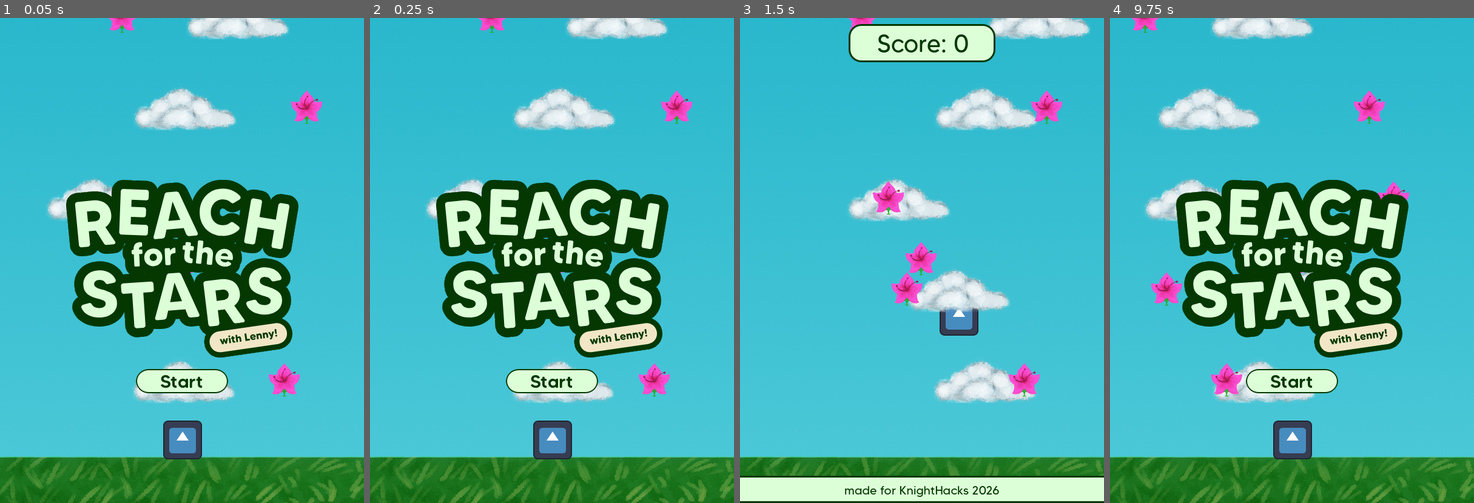
Above: before the commit, frames 1-4 (left to right).
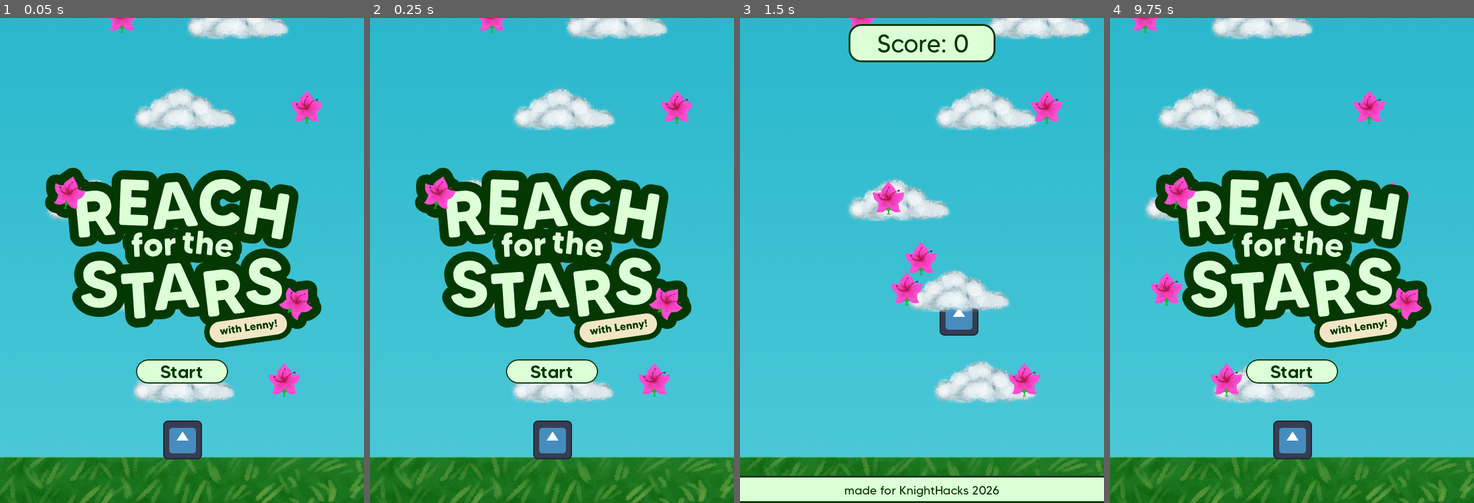
Above: after the commit, the same moments.

Repository: hannahjmc/KnightHacks2026
Game: Godot game, scene res://Scenes/main.tscn
The game is run twice, just before and just after one commit, with the same random seed, the same clock (stepped at 60 frames per second) and the same inputs. The engine's default icon, where the game draws it, is replaced by a stand-in: a white triangle on a blue panel in a dark square.
Inputs:
- Up to frame 1 (0.05 s): no input
- Up to frame 2 (0.25 s): no input
- Up to frame 3 (1.5 s): click "Start" at 0.5 s; tap Enter (ui_accept) at 1.25 s; hold Right (ui_right) from 1.28 s (still down)
- Up to frame 4 (9.75 s): tap Enter (ui_accept) at 1.52, 2.27, 3.77, 4.52, 5.27, 6.77, 7.52, 8.27 s; release Right (ui_right) at 2.78 s; hold Left (ui_left) 2.78-3.53 s; hold Right (ui_right) 3.53-5.03 s; hold Left (ui_left) 5.03-5.78 s; hold Right (ui_right) 5.78-6.53 s; hold Left (ui_left) 6.53-8.03 s; hold Right (ui_right) 8.03-9.5 s; click "Play Again?" at 9.5 s

The runs differ from the first frame. In frame 1, 15% of the frame differs, in the area x 12-89%, y 30-78%; in frame 2, 15%; in frame 3, nothing differs; in frame 4, 15%.

Commit message:
logo and input
- updated logo
- added input for A and D

Diff:
--- a/Scenes/main.tscn
+++ b/Scenes/main.tscn
@@ -92,9 +92,9 @@
 anchor_right = 0.5
 anchor_bottom = 0.5
 offset_left = -250.0
-offset_top = -250.0
+offset_top = -266.0
 offset_right = 250.0
-offset_bottom = 250.0
+offset_bottom = 234.0
 grow_horizontal = 2
 grow_vertical = 2
 texture = ExtResource("7_wsu2k")
@@ -106,9 +106,9 @@
 anchor_right = 0.5
 anchor_bottom = 0.5
 offset_left = -76.0
-offset_top = 179.0
+offset_top = 163.0
 offset_right = 76.0
-offset_bottom = 219.0
+offset_bottom = 203.0
 grow_horizontal = 2
 grow_vertical = 2
 theme_override_styles/panel = ExtResource("9_k12tt")
@@ -120,9 +120,9 @@
 anchor_right = 0.5
 anchor_bottom = 0.5
 offset_left = -85.25
-offset_top = 175.0
+offset_top = 159.0
 offset_right = 85.25
-offset_bottom = 224.0
+offset_bottom = 208.0
 grow_horizontal = 2
 grow_vertical = 2
 theme_override_colors/font_color = Color(0.015686275, 0.21960784, 0, 1)
--- a/project.godot
+++ b/project.godot
@@ -26,6 +26,25 @@
 window/stretch/mode="canvas_items"
 window/stretch/aspect="expand"
 
+[input]
+
+ui_left={
+"deadzone": 0.5,
+"events": [Object(InputEventKey,"resource_local_to_scene":false,"resource_name":"","device":16,"window_id":0,"alt_pressed":false,"shift_pressed":false,"ctrl_pressed":false,"meta_pressed":false,"pressed":false,"keycode":4194319,"physical_keycode":0,"key_label":0,"unicode":0,"location":0,"echo":false,"script":null)
+, Object(InputEventJoypadButton,"resource_local_to_scene":false,"resource_name":"","device":-1,"button_index":13,"pressure":0.0,"pressed":false,"script":null)
+, Object(InputEventJoypadMotion,"resource_local_to_scene":false,"resource_name":"","device":-1,"axis":0,"axis_value":-1.0,"script":null)
+, Object(InputEventKey,"resource_local_to_scene":false,"resource_name":"","device":-1,"window_id":0,"alt_pressed":false,"shift_pressed":false,"ctrl_pressed":false,"meta_pressed":false,"pressed":false,"keycode":0,"physical_keycode":65,"key_label":0,"unicode":97,"location":0,"echo":false,"script":null)
+]
+}
+ui_right={
+"deadzone": 0.5,
+"events": [Object(InputEventKey,"resource_local_to_scene":false,"resource_name":"","device":16,"window_id":0,"alt_pressed":false,"shift_pressed":false,"ctrl_pressed":false,"meta_pressed":false,"pressed":false,"keycode":4194321,"physical_keycode":0,"key_label":0,"unicode":0,"location":0,"echo":false,"script":null)
+, Object(InputEventJoypadButton,"resource_local_to_scene":false,"resource_name":"","device":-1,"button_index":14,"pressure":0.0,"pressed":false,"script":null)
+, Object(InputEventJoypadMotion,"resource_local_to_scene":false,"resource_name":"","device":-1,"axis":0,"axis_value":1.0,"script":null)
+, Object(InputEventKey,"resource_local_to_scene":false,"resource_name":"","device":-1,"window_id":0,"alt_pressed":false,"shift_pressed":false,"ctrl_pressed":false,"meta_pressed":false,"pressed":false,"keycode":0,"physical_keycode":68,"key_label":0,"unicode":100,"location":0,"echo":false,"script":null)
+]
+}
+
 [physics]
 
 3d/physics_engine="Jolt Physics"
Not shown: 1 places in Scenes/main.tscn that only renumber resources
Binary file changed: Sprites/logo.png
Not shown, changed: Sprites/logo.png.import
